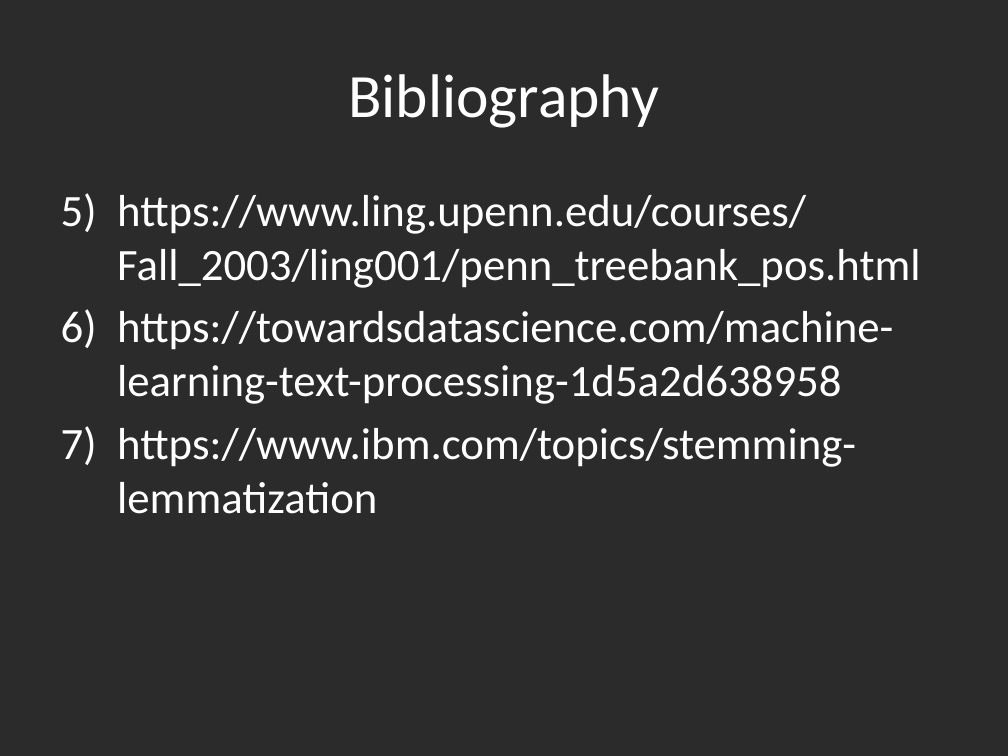
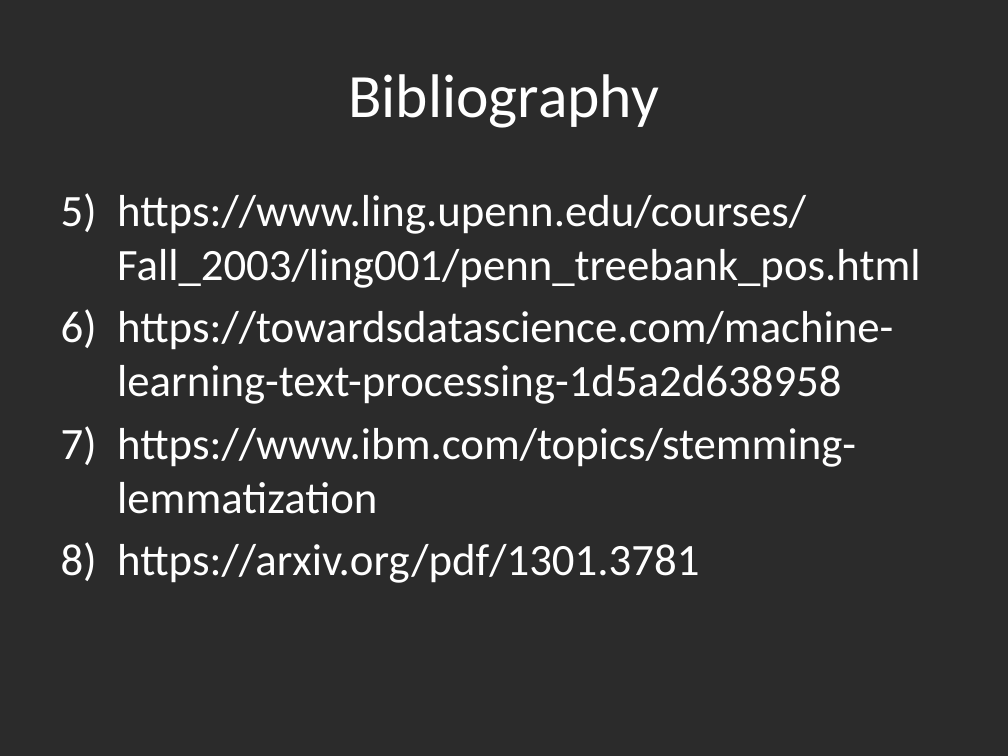
Before and after one commit to dbowmans46/PracticalProgramming, a slide deck: slide 76 of Session 7 - Python/Instructional Material/Session 7 - Python Brief Intro to NLP.odp (slide 72 before the commit). Drawn at 1008x756 pixels with LibreOffice and Linux fonts; fonts in the diff are those of the drawing; background and template pictures are left out; a plain dark background stands for a picture behind light text. Boxes give left, top, right and bottom in pixels: in the first picture for what was removed or moved away, otherwise in the second. Text is boxed around its words. In the diff, an @@ line names an element or a change of style, - is before the commit and + after.

```diff
--- a/Session 7 - Python/Instructional Material/Session 7 - Python Brief Intro to NLP.odp
+++ b/Session 7 - Python/Instructional Material/Session 7 - Python Brief Intro to NLP.odp
@@ text at [117,544,699,583]: paragraph added @@
+8) https://arxiv.org/pdf/1301.3781
```
Also in this commit, not shown: 8 other slides changed, 5 slides added, 1 other file.
